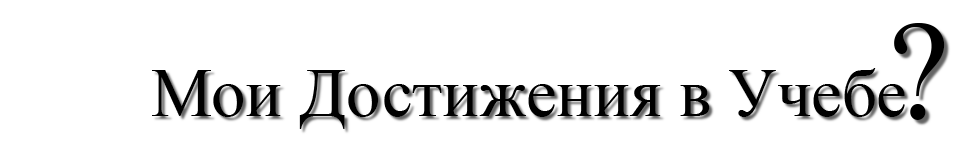
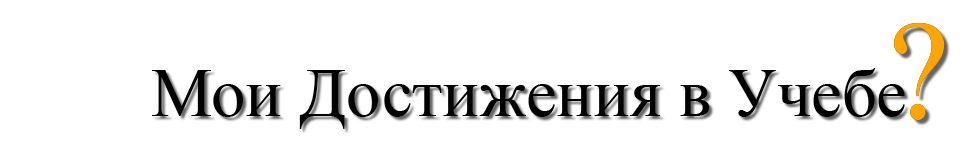
Revision of a layered w=960, h=141 image; what changed, layer by layer:
added layer "?" (1st of 2) above "?" over [894, 23, 945, 120]
